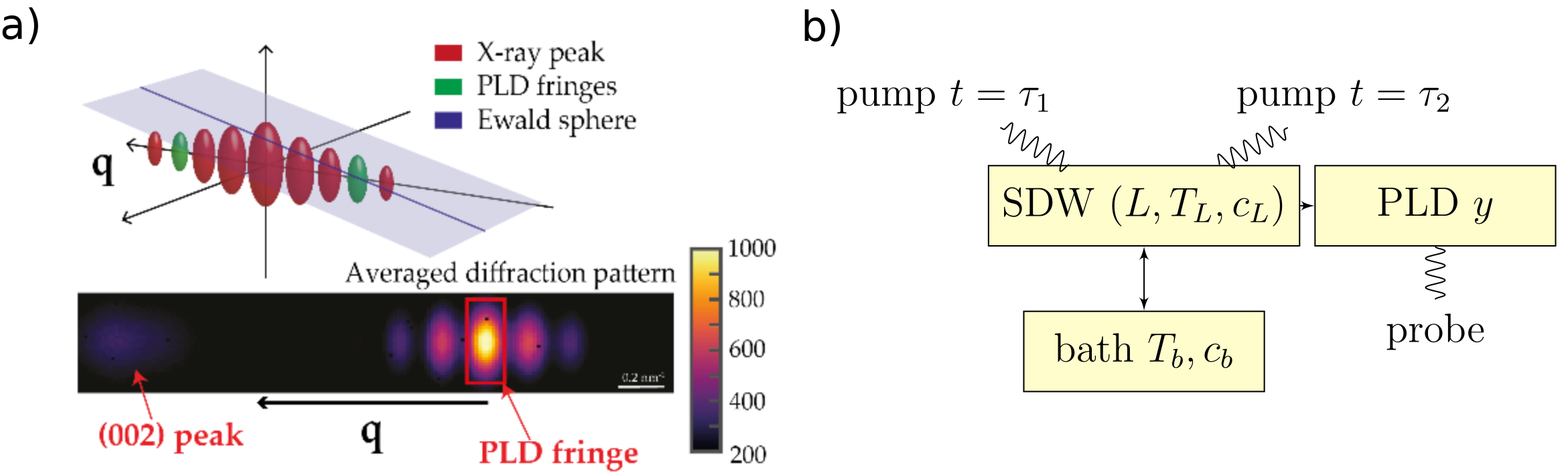
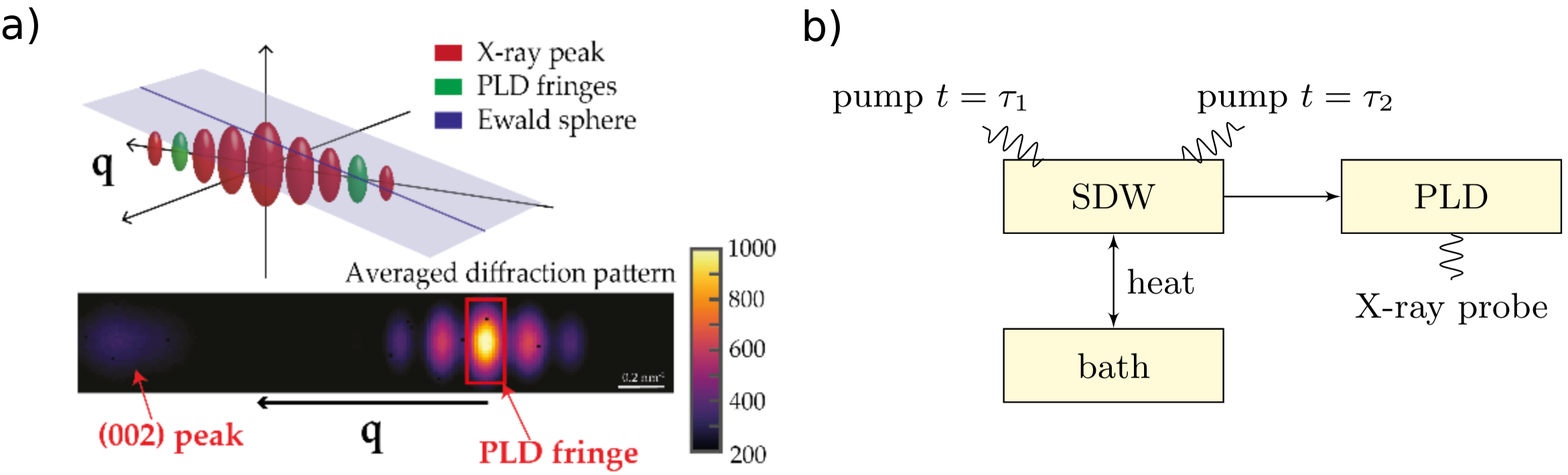
Layers edited between the first and the second 1568px x 475px image:
renamed "2021-01-21T22:07:41+01:00.png" to "2021-02-01T18:16:29+01:00.png", painted on it over [832, 79, 1563, 404]
